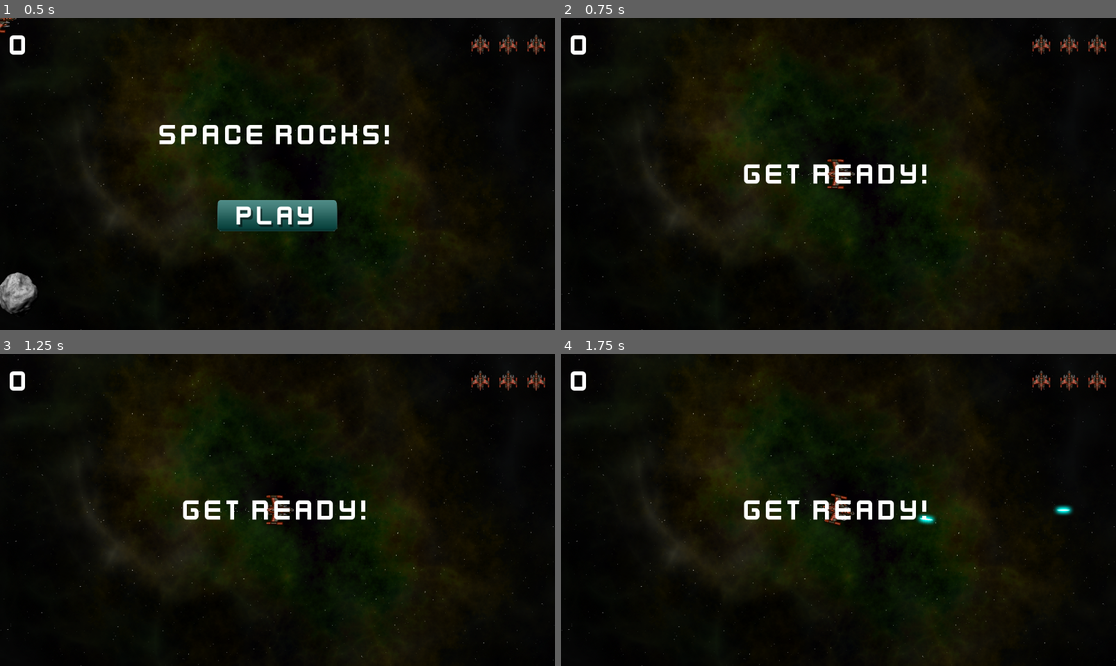
Above: before the commit, frames 1-4 (two rows, left to right).
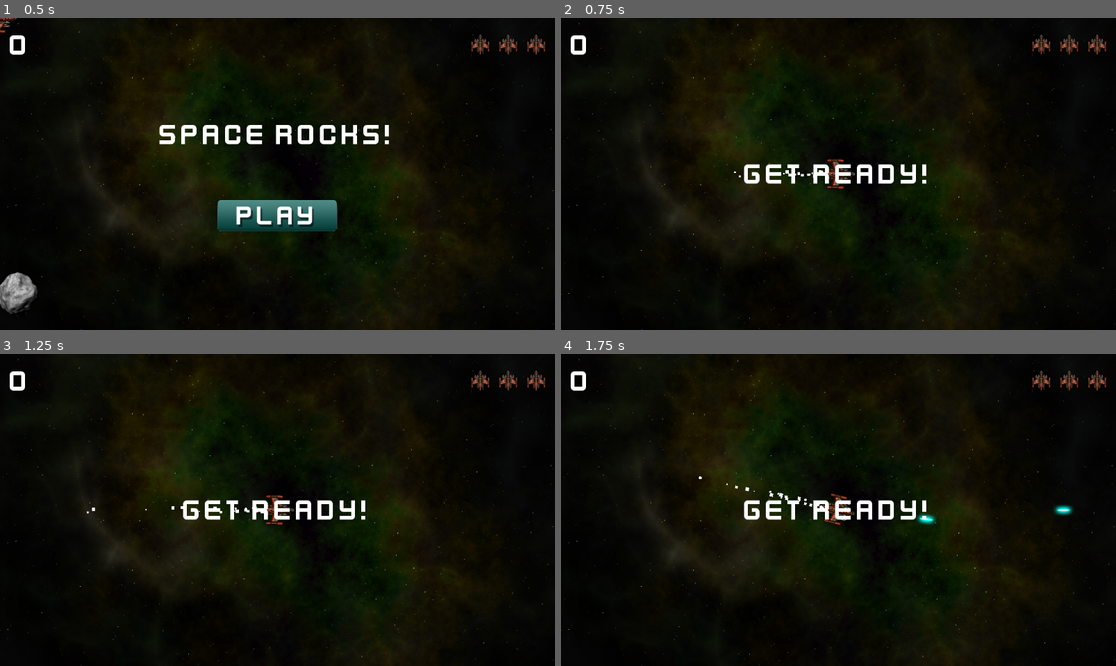
Above: after the commit, the same moments.

Repository: R2Road/book_godot4_game_development_projects
Game: Godot game, scene res://main.tscn
Same seed, same stepped clock (60 frames per second), same inputs: the game is played once before the commit and once after it.
Inputs (mouse positions are in pixels of both pictures, inside the frame that each line leads up to):
- Up to frame 1 (0.5 s): no input
- Up to frame 2 (0.75 s): click (838, 214) at 0.5 s
- Up to frame 3 (1.25 s): no input
- Up to frame 4 (1.75 s): hold D (rotate_right) from 1.28 s (still down); hold Space (shoot) from 1.28 s (still down)

Frame 1 is identical in both runs. In frame 2, less than 0.1% of the frame differs, in the area x 31-48%, y 48-52%; in frame 3, less than 0.1%; in frame 4, less than 0.1%, in the area x 24-48%, y 39-50%.

Commit message:
update child node : player > cpuparticles2d - scale > scale amount max

Diff:
--- a/chapter_3_space_rock/player.tscn
+++ b/chapter_3_space_rock/player.tscn
@@ -48,6 +48,7 @@
 spread = 0.0
 gravity = Vector2(0, 0)
 initial_velocity_max = 400.0
+scale_amount_max = 8.0
 
 [connection signal="body_entered" from="." to="." method="_on_body_entered"]
 [connection signal="timeout" from="GunCooldown" to="." method="_on_gun_cooldown_timeout"]
